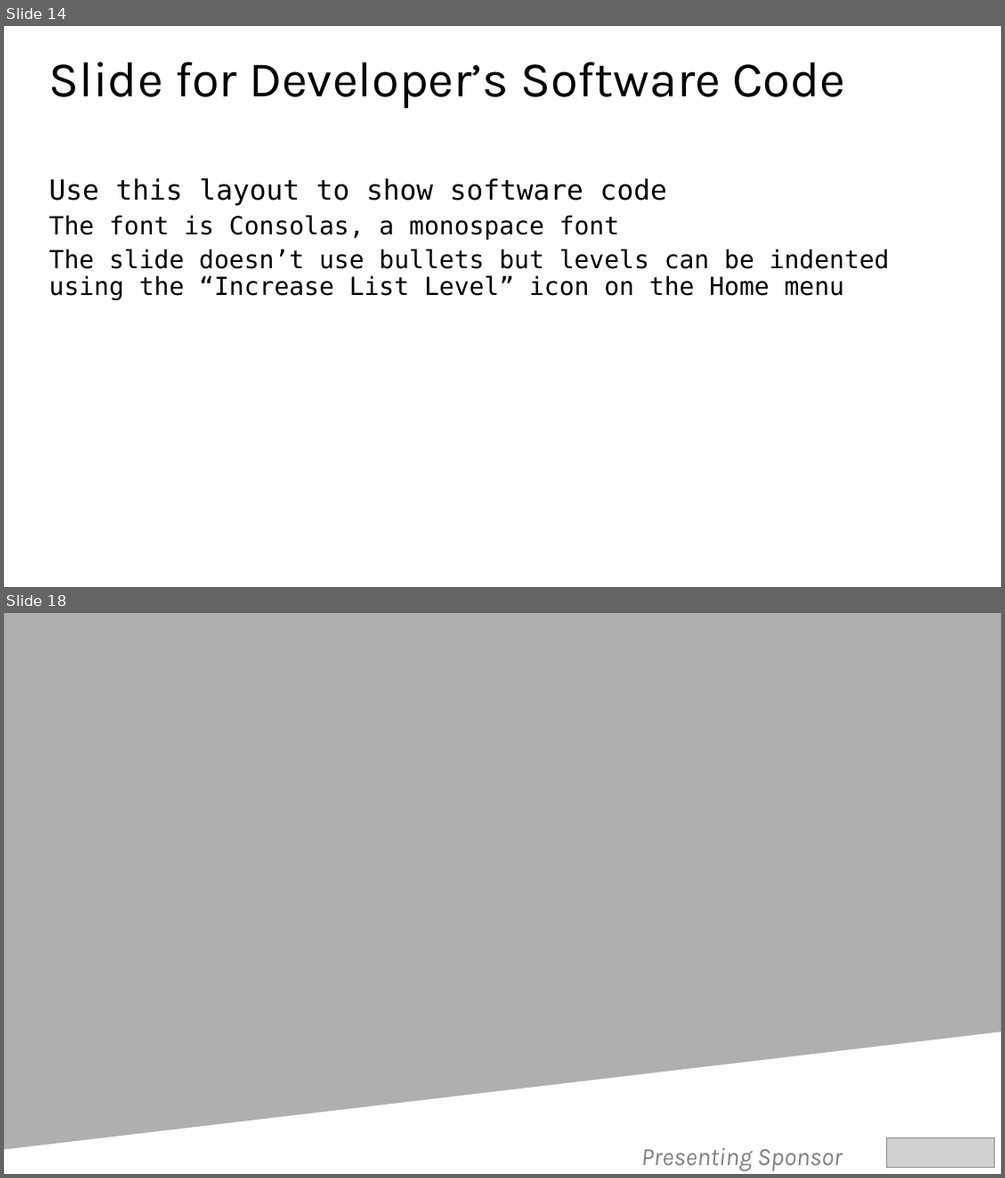
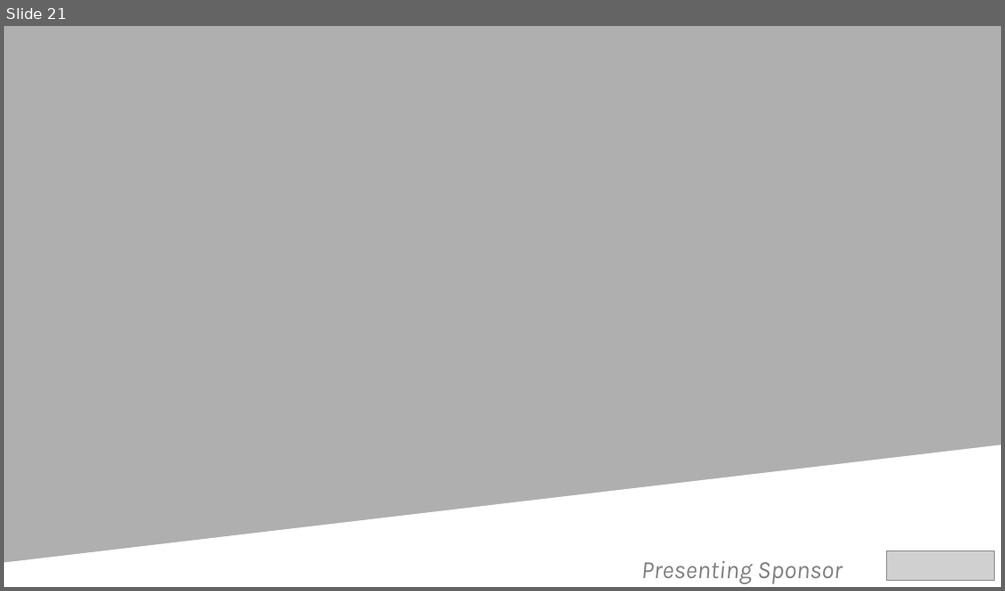
Before and after one commit to SQLDBAWithABeard/Presentations, a slide deck: 2018/24 HoP/PowerShell.pptx. Shown one above the other, each under a label of ours: slides 14 and 18 before the commit, slide 21 after it; the slides between them are not shown. The pictures are 1005x1178 and 1005x591 pixels, drawn with LibreOffice and Linux fonts; fonts in the diff are those of the drawing; grey boxes stand for pictures; background and template pictures are left out. Boxes give left, top, right and bottom in pixels: in the first picture for what was removed or moved away, otherwise in the second. Text is boxed around its words. In the diff, an @@ line names an element or a change of style, - is before the commit and + after.

```diff
--- a/2018/24 HoP/PowerShell.pptx
+++ b/2018/24 HoP/PowerShell.pptx
@@ slide 14 removed at <box>4,26,1001,587</box>, background #FFFFFF @@
@@ title removed at <box>49,62,845,108</box> @@
-Slide for Developer’s Software Code
@@ text removed at <box>49,178,890,300</box> @@
-Use this layout to show software code
-  The font is Consolas, a monospace font
-  The slide doesn’t use bullets but levels can be indented using the “Increase List Level” icon on the Home menu
@@ what was slide 18 is now slide 21 @@
```
Also in this commit, not shown: 3 slides changed, 16 slides added, 12 other slides removed.
